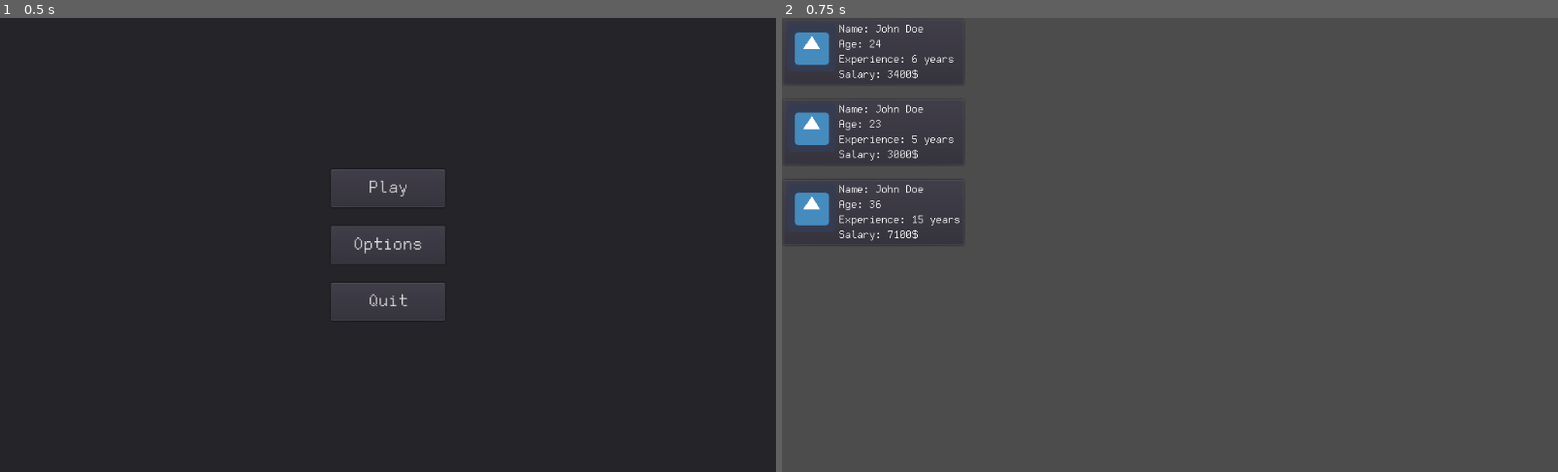
Above: before the commit, frames 1-2 (left to right).
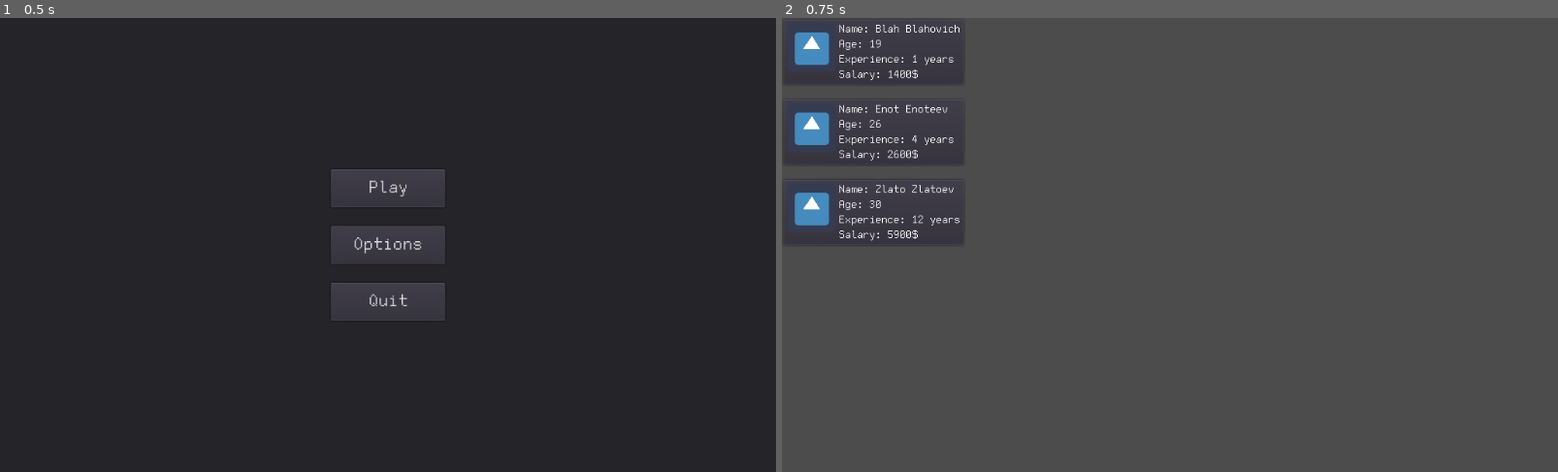
Above: after the commit, the same moments.

Repository: killercho/sign-here
Game: Godot game, scene res://scenes/menu.tscn
Two runs of this game, one before a commit and one after it. Both use one fixed random seed, a clock stepped at 60 frames per second and the inputs below. The engine's default icon, where the game draws it, is replaced by a stand-in: a white triangle on a blue panel in a dark square.
Inputs:
- Up to frame 1 (0.5 s): no input
- Up to frame 2 (0.75 s): click "Play" at 0.5 s

Frame 1 is identical in both runs. In frame 2, 0.3% of the frame differs, in the area x 11-23%, y 1-49%.

Commit message:
Added reading names from file

Diff:
--- a/scripts/employee_generator.gd
+++ b/scripts/employee_generator.gd
@@ -14,10 +14,23 @@
 var rng = RandomNumberGenerator.new()
 
 func generate_name():
-	# Todo - Get names randomly from file
-	var f_name = "John"
-	var l_name = "Doe"
-	return f_name + " " + l_name
+	var names_file = File.new()
+	var err = names_file.open("res://resources/names.txt", File.READ)
+	if err != OK:
+		printerr("Could not open names_file, error code: ", err)
+	var names_text = names_file.get_as_text()
+	var names_arr = names_text.split('\n', true, 1)
+	names_file.close()
+
+	var chosen_name = floor(rng.randf_range(0, int(names_arr[0])))
+	print(rng.randf_range(0, int(names_arr[0])))
+
+	var full_name = names_arr[1].split('\n', true, 1)
+	var i = 0
+	while i < chosen_name:
+		full_name = full_name[1].split('\n', true, 1)
+		i += 1
+	return full_name[0]
 
 func generate_age():
 	return rng.randi_range(MIN_AGE, MAX_AGE)
Not shown, added: resources/names.txt
